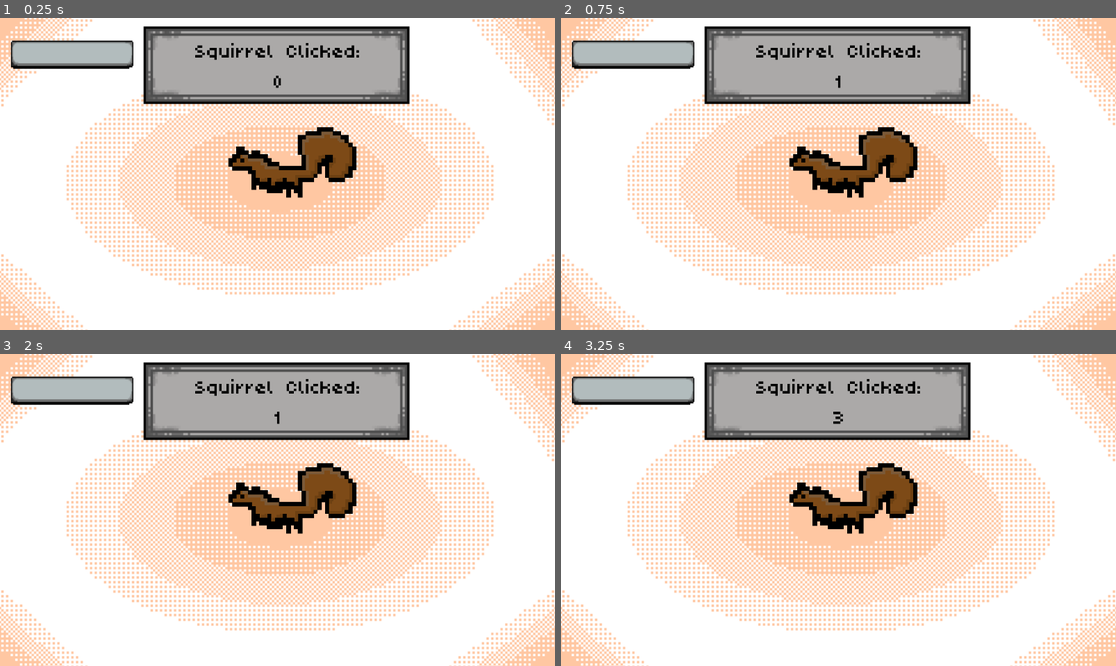
Above: before the commit, frames 1-4 (two rows, left to right).
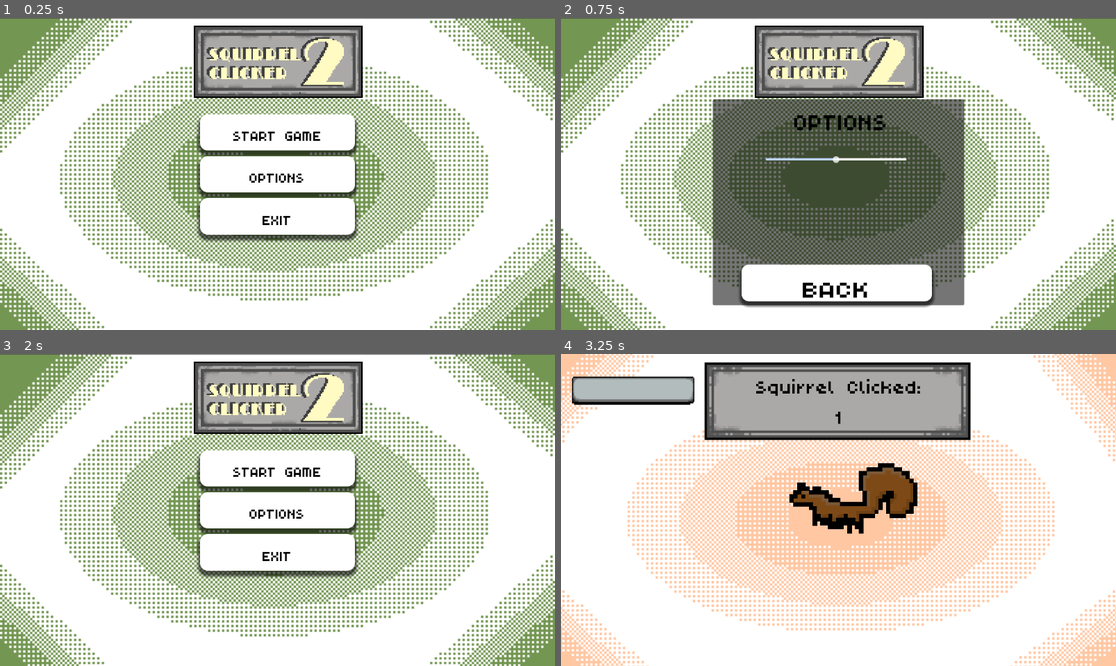
Above: after the commit, the same moments.

Repository: Teleportingsqirl/SquirrelClicker2.0
Game: Godot game, scene res://mainmenu.tscn
The game is run twice, just before and just after one commit, with the same random seed, the same clock (stepped at 60 frames per second) and the same inputs. Before the commit the project starts from res://squirrelclicker.tscn.
Inputs (mouse positions are in pixels of both pictures, inside the frame that each line leads up to):
- Up to frame 1 (0.25 s): no input
- Up to frame 2 (0.75 s): click (838, 174) at 0.5 s, where only the run after the commit has a clickable "OPTIONS"
- Up to frame 3 (2 s): click (277, 619) at 1.25 s, where only the run after the commit has a clickable "BACK"
- Up to frame 4 (3.25 s): click (838, 469) at 2 s, where only the run after the commit has a clickable "START GAME"; click (849, 506) at 2.75 s

The runs differ from the first frame. In frame 1, 54% of the frame differs, in the area x 0-100%, y 0-100%; in frame 2, 58%; in frame 3, 54%; in frame 4, less than 0.1%.

Commit message:
added a main menu to the game :]

Diff:
--- /dev/null
+++ b/mainmenu.gd
@@ -0,0 +1,35 @@
+extends Control
+
+@onready var mainbuttons: VBoxContainer = $mainbuttons
+@onready var options: Panel = $options
+
+
+
+# Called when the node enters the scene tree for the first time.
+func _ready() -> void:
+	mainbuttons.visible = true
+	options.visible = false
+
+
+# Called every frame. 'delta' is the elapsed time since the previous frame.
+func _process(delta: float) -> void:
+	pass
+
+
+func _on_start_pressed() -> void:
+	get_tree().change_scene_to_file("res://squirrelclicker.tscn")
+
+
+func _on_options_pressed() -> void:
+	print("Options Pressed")
+	mainbuttons.visible = false
+	options.visible = true
+
+
+func _on_exit_pressed() -> void:
+	get_tree().quit()
+
+
+func _on_back_pressed() -> void:
+	mainbuttons.visible = true
+	options.visible = false
--- /dev/null
+++ b/mainmenu.tscn
@@ -0,0 +1,199 @@
+[gd_scene load_steps=12 format=3 uid="uid://cbgo8w4iuodo"]
+
+[ext_resource type="Script" uid="uid://dmxyv1u1h2jbu" path="res://mainmenu.gd" id="1_igs2m"]
+[ext_resource type="Texture2D" uid="uid://db6g6o8vnayua" path="res://Sprite-menubackground.png" id="1_wgsso"]
+[ext_resource type="FontFile" uid="uid://bxd5f8so23f5i" path="res://poco/Poco.ttf" id="2_igs2m"]
+[ext_resource type="Texture2D" uid="uid://bghbnvy1vvlfi" path="res://Sprite-menutitle.png" id="3_3pujl"]
+
+[sub_resource type="StyleBoxTexture" id="StyleBoxTexture_7uvds"]
+texture = ExtResource("1_wgsso")
+
+[sub_resource type="StyleBoxFlat" id="StyleBoxFlat_at6rn"]
+bg_color = Color(6.635, 6.635, 6.635, 1)
+corner_radius_top_left = 16
+corner_radius_top_right = 16
+corner_radius_bottom_right = 16
+corner_radius_bottom_left = 16
+shadow_size = 8
+shadow_offset = Vector2(0, 8)
+
+[sub_resource type="StyleBoxFlat" id="StyleBoxFlat_wgsso"]
+bg_color = Color(0.30692276, 0.30692267, 0.3069227, 1)
+corner_radius_top_left = 16
+corner_radius_top_right = 16
+corner_radius_bottom_right = 16
+corner_radius_bottom_left = 16
+shadow_size = 8
+shadow_offset = Vector2(0, 8)
+
+[sub_resource type="StyleBoxFlat" id="StyleBoxFlat_igs2m"]
+bg_color = Color(0.66656864, 0.6665687, 0.66656864, 1)
+corner_radius_top_left = 16
+corner_radius_top_right = 16
+corner_radius_bottom_right = 16
+corner_radius_bottom_left = 16
+shadow_size = 8
+shadow_offset = Vector2(0, 8)
+
+[sub_resource type="StyleBoxEmpty" id="StyleBoxEmpty_wgsso"]
+
+[sub_resource type="StyleBoxLine" id="StyleBoxLine_igs2m"]
+color = Color(1, 1, 1, 1)
+thickness = 5
+
+[sub_resource type="StyleBoxLine" id="StyleBoxLine_3pujl"]
+color = Color(0.74310255, 0.8283504, 0.9979088, 1)
+thickness = 5
+
+[node name="mainmenu" type="Control"]
+layout_mode = 3
+anchors_preset = 15
+anchor_right = 1.0
+anchor_bottom = 1.0
+offset_top = 1.0
+offset_bottom = 1.0
+grow_horizontal = 2
+grow_vertical = 2
+script = ExtResource("1_igs2m")
+
+[node name="background" type="Panel" parent="."]
+layout_mode = 1
+anchors_preset = 15
+anchor_right = 1.0
+anchor_bottom = 1.0
+grow_horizontal = 2
+grow_vertical = 2
+theme_override_styles/panel = SubResource("StyleBoxTexture_7uvds")
+
+[node name="mainbuttons" type="VBoxContainer" parent="."]
+layout_mode = 1
+anchors_preset = 8
+anchor_left = 0.5
+anchor_top = 0.5
+anchor_right = 0.5
+anchor_bottom = 0.5
+offset_left = -161.0
+offset_top = -125.0
+offset_right = 161.0
+offset_bottom = 125.0
+grow_horizontal = 2
+grow_vertical = 2
+theme_override_constants/separation = 12
+
+[node name="start" type="Button" parent="mainbuttons"]
+layout_mode = 2
+size_flags_vertical = 3
+theme_override_colors/font_color = Color(0, 0, 0, 1)
+theme_override_colors/font_pressed_color = Color(0, 0, 0, 1)
+theme_override_colors/font_hover_color = Color(0, 0, 0, 1)
+theme_override_fonts/font = ExtResource("2_igs2m")
+theme_override_font_sizes/font_size = 36
+theme_override_styles/normal = SubResource("StyleBoxFlat_at6rn")
+theme_override_styles/pressed = SubResource("StyleBoxFlat_wgsso")
+theme_override_styles/hover = SubResource("StyleBoxFlat_igs2m")
+theme_override_styles/focus = SubResource("StyleBoxEmpty_wgsso")
+text = "START GAME
+"
+
+[node name="options" type="Button" parent="mainbuttons"]
+layout_mode = 2
+size_flags_vertical = 3
+theme_override_colors/font_color = Color(0, 0, 0, 1)
+theme_override_colors/font_pressed_color = Color(0, 0, 0, 1)
+theme_override_colors/font_hover_color = Color(0, 0, 0, 1)
+theme_override_fonts/font = ExtResource("2_igs2m")
+theme_override_font_sizes/font_size = 36
+theme_override_styles/normal = SubResource("StyleBoxFlat_at6rn")
+theme_override_styles/pressed = SubResource("StyleBoxFlat_wgsso")
+theme_override_styles/hover = SubResource("StyleBoxFlat_igs2m")
+theme_override_styles/focus = SubResource("StyleBoxEmpty_wgsso")
+text = "OPTIONS"
+
+[node name="exit" type="Button" parent="mainbuttons"]
+layout_mode = 2
+size_flags_vertical = 3
+theme_override_colors/font_color = Color(0, 0, 0, 1)
+theme_override_colors/font_pressed_color = Color(0, 0, 0, 1)
+theme_override_colors/font_hover_color = Color(0, 0, 0, 1)
+theme_override_fonts/font = ExtResource("2_igs2m")
+theme_override_font_sizes/font_size = 36
+theme_override_styles/normal = SubResource("StyleBoxFlat_at6rn")
+theme_override_styles/pressed = SubResource("StyleBoxFlat_wgsso")
+theme_override_styles/hover = SubResource("StyleBoxFlat_igs2m")
+theme_override_styles/focus = SubResource("StyleBoxEmpty_wgsso")
+text = "EXIT"
+
+[node name="CenterContainer" type="CenterContainer" parent="."]
+layout_mode = 1
+anchors_preset = 5
+anchor_left = 0.5
+anchor_right = 0.5
+offset_left = -248.0
+offset_right = 248.0
+offset_bottom = 180.0
+grow_horizontal = 2
+
+[node name="title" type="TextureRect" parent="CenterContainer"]
+layout_mode = 2
+texture = ExtResource("3_3pujl")
+
+[node name="options" type="Panel" parent="."]
+layout_mode = 1
+anchors_preset = 8
+anchor_left = 0.5
+anchor_top = 0.5
+anchor_right = 0.5
+anchor_bottom = 0.5
+offset_left = -261.0
+offset_top = -156.5
+offset_right = 261.0
+offset_bottom = 271.0
+grow_horizontal = 2
+grow_vertical = 2
+
+[node name="options titel" type="Label" parent="options"]
+layout_mode = 0
+offset_left = 70.0
+offset_top = -4.5
+offset_right = 463.0
+offset_bottom = 70.5
+theme_override_colors/font_color = Color(0, 0, 0, 1)
+theme_override_fonts/font = ExtResource("2_igs2m")
+theme_override_font_sizes/font_size = 61
+text = "OPTIONS"
+horizontal_alignment = 1
+
+[node name="back" type="Button" parent="options"]
+layout_mode = 0
+offset_left = 60.0
+offset_top = 342.5
+offset_right = 455.0
+offset_bottom = 429.5
+scale = Vector2(1, 0.88)
+size_flags_vertical = 3
+theme_override_colors/font_color = Color(0, 0, 0, 1)
+theme_override_colors/font_pressed_color = Color(0, 0, 0, 1)
+theme_override_colors/font_hover_color = Color(0, 0, 0, 1)
+theme_override_fonts/font = ExtResource("2_igs2m")
+theme_override_font_sizes/font_size = 70
+theme_override_styles/normal = SubResource("StyleBoxFlat_at6rn")
+theme_override_styles/pressed = SubResource("StyleBoxFlat_wgsso")
+theme_override_styles/hover = SubResource("StyleBoxFlat_igs2m")
+theme_override_styles/focus = SubResource("StyleBoxEmpty_wgsso")
+text = "BACK"
+
+[node name="HSlider" type="HSlider" parent="options"]
+layout_mode = 0
+offset_left = 111.0
+offset_top = 91.5
+offset_right = 401.0
+offset_bottom = 157.5
+theme_override_styles/slider = SubResource("StyleBoxLine_igs2m")
+theme_override_styles/grabber_area = SubResource("StyleBoxLine_3pujl")
+theme_override_styles/grabber_area_highlight = SubResource("StyleBoxLine_3pujl")
+value = 50.0
+
+[connection signal="pressed" from="mainbuttons/start" to="." method="_on_start_pressed"]
+[connection signal="pressed" from="mainbuttons/options" to="." method="_on_options_pressed"]
+[connection signal="pressed" from="mainbuttons/exit" to="." method="_on_exit_pressed"]
+[connection signal="pressed" from="options/back" to="." method="_on_back_pressed"]
--- a/project.godot
+++ b/project.godot
@@ -11,7 +11,7 @@
 [application]
 
 config/name="clickergamesquirrel"
-run/main_scene="res://squirrelclicker.tscn"
+run/main_scene="uid://cbgo8w4iuodo"
 config/features=PackedStringArray("4.5", "Forward Plus")
 config/icon="res://icon.svg"
 
Binary file added: Sprite-menubackground.aseprite
Binary file added: Sprite-menubackground.png
Not shown, added: Sprite-menubackground.png.import
Binary file added: Sprite-menutitle.aseprite
Binary file added: Sprite-menutitle.png
Not shown, added: Sprite-menutitle.png.import
Not shown, added: mainmenu.gd.uid
